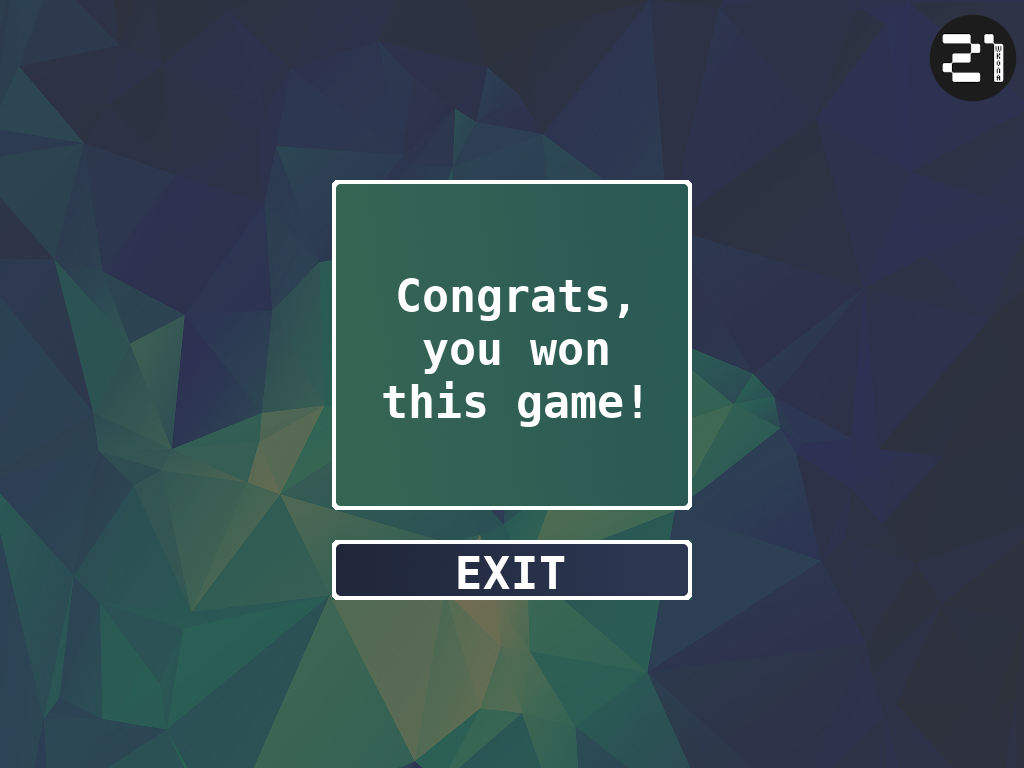
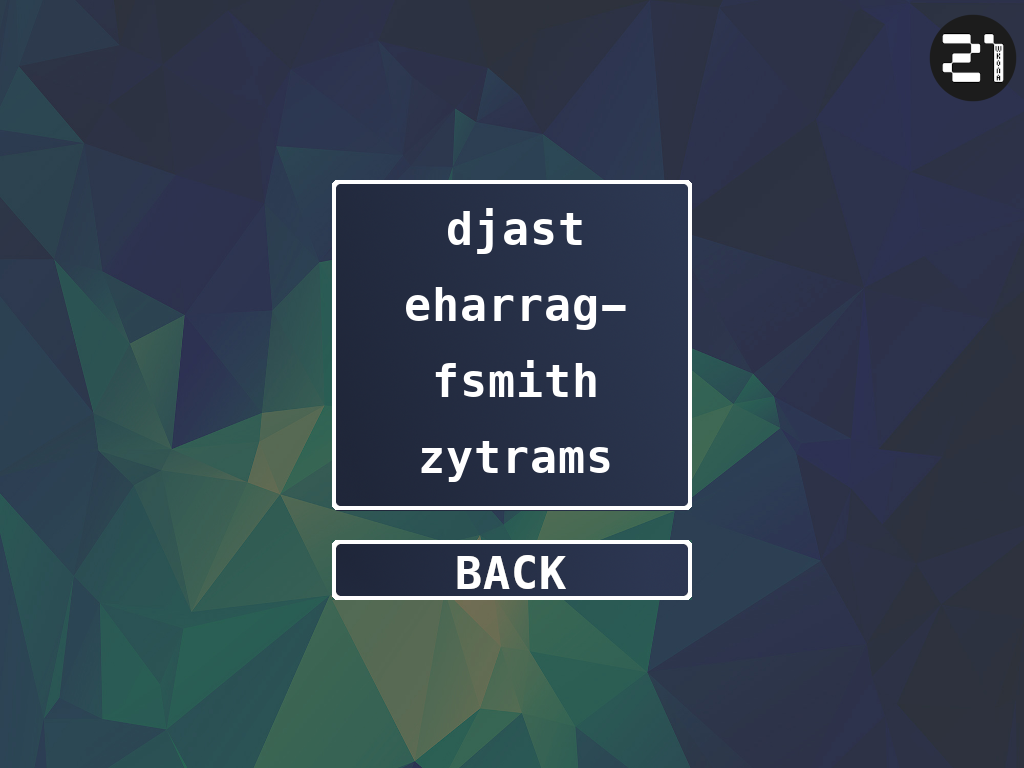
Layered file, before and after one edit (1024 x 768). Changes by layer:
hid group "Endgame" (4 layers) over [336, 184, 688, 589]
moved "m_exit_norm.png copy" into group "Endgame" over [457, 555, 566, 589]
showed group "Author" (4 layers) over [336, 184, 688, 589]
